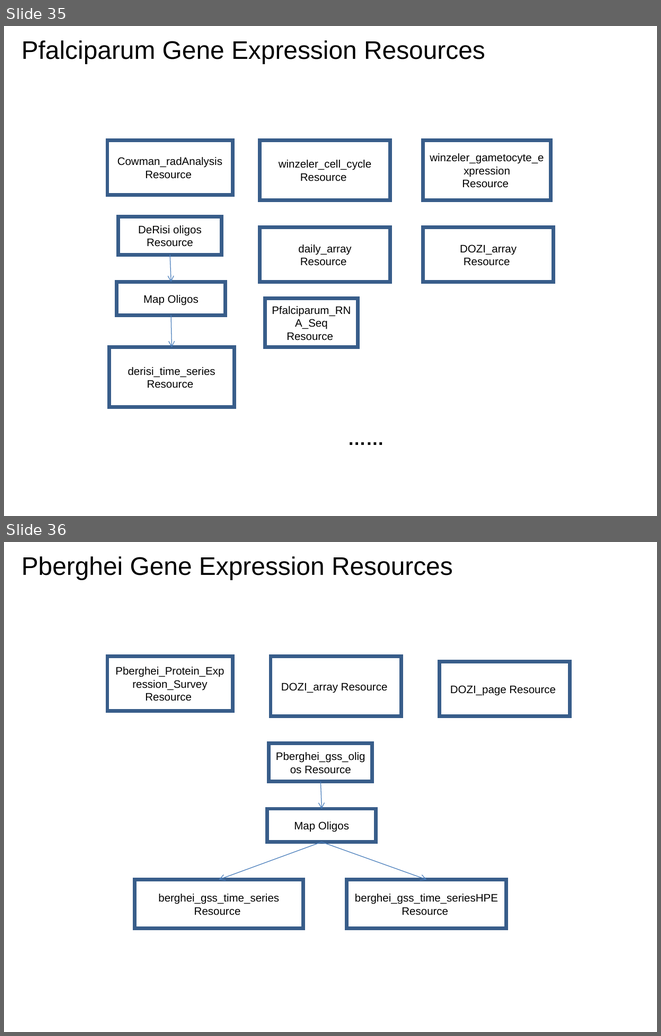
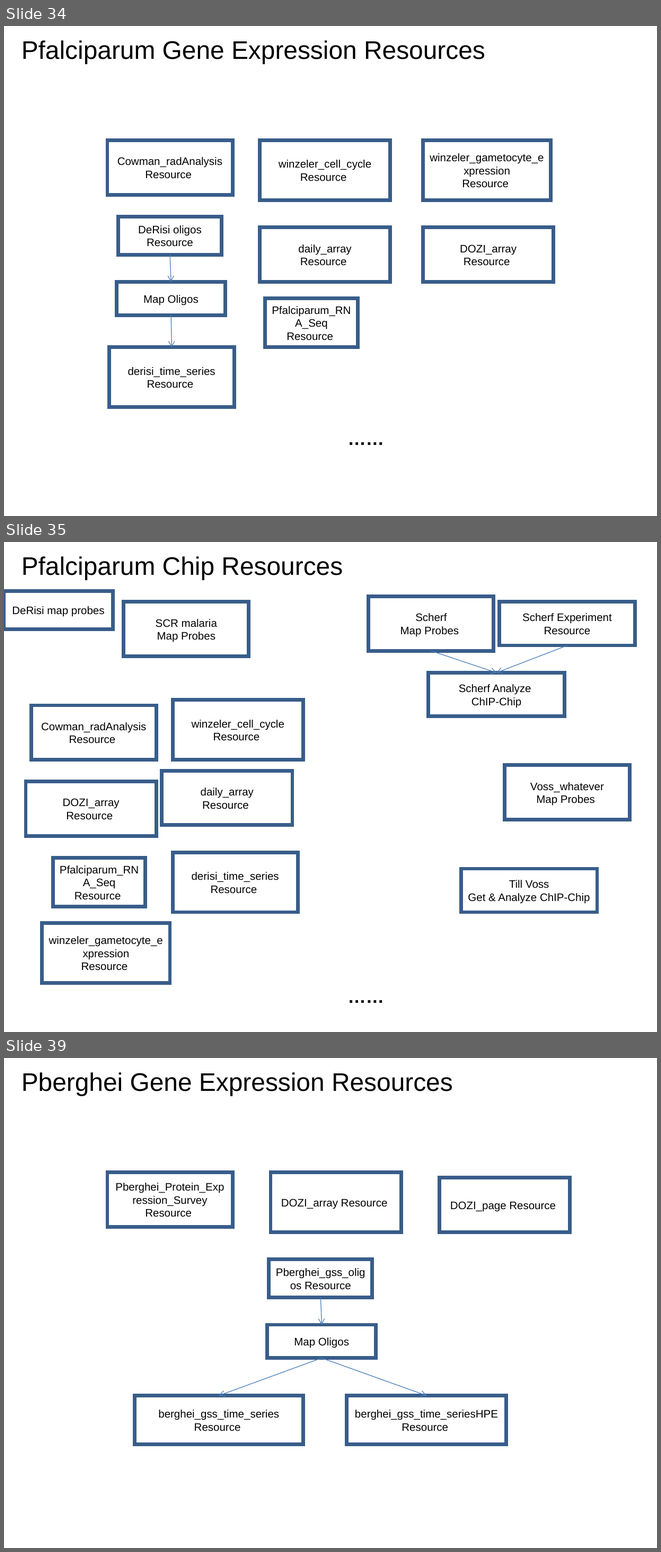
Before and after one commit to VEuPathDB/ApiCommonWorkflow, a slide deck: Main/doc/IntegratedWorkflow.ppt. Shown one above the other, each under a label of ours: slides 35 and 36 before the commit, slides 34, 35 and 39 after it; the slides between them are not shown. The pictures are 661x1036 and 661x1552 pixels, drawn with LibreOffice and Linux fonts; fonts in the diff are those of the drawing. Boxes give left, top, right and bottom in pixels: in the first picture for what was removed or moved away, otherwise in the second. Text is boxed around its words. In the diff, an @@ line names an element or a change of style, - is before the commit and + after.

Commit message:
improve expression graphs

```diff
--- a/Main/doc/IntegratedWorkflow.ppt
+++ b/Main/doc/IntegratedWorkflow.ppt
@@ slide 35 added at bbox=[4, 542, 657, 1032], background #FFFFFF @@
@@ title added at bbox=[21, 556, 343, 580], 28 pt, text #000000 @@
+Pfalciparum Chip Resources
@@ rectangle added at bbox=[4, 591, 113, 629], outline #385D8A 4 pt, 12 pt, text #000000 @@
+DeRisi map probes
@@ rectangle added at bbox=[123, 602, 249, 656], outline #385D8A 4 pt, 12 pt, text #000000 @@
+SCR malaria
+Map Probes
@@ rectangle added at bbox=[368, 596, 494, 651], outline #385D8A 4 pt, 12 pt, text #000000 @@
+Scherf
+Map Probes
@@ rectangle added at bbox=[499, 602, 635, 646], outline #385D8A 4 pt, 12 pt, text #000000 @@
+Scherf Experiment Resource
@@ arrow added from (431, 651) to (496, 672), #4A7EBB 0.74 pt @@
@@ arrow added from (567, 645) to (496, 672), #4A7EBB 0.74 pt @@
@@ rectangle added at bbox=[429, 672, 564, 716], outline #385D8A 4 pt, 12 pt, text #000000 @@
+Scherf Analyze
+ChIP-Chip
@@ rectangle added at bbox=[173, 700, 303, 760], outline #385D8A 4 pt, 12 pt, text #000000 @@
+winzeler_cell_cycle
+Resource
@@ rectangle added at bbox=[32, 705, 157, 759], outline #385D8A 4 pt, 12 pt, text #000000 @@
+Cowman_radAnalysis
+Resource
@@ rectangle added at bbox=[162, 770, 293, 824], outline #385D8A 4 pt, 12 pt, text #000000 @@
+daily_array
+Resource
@@ rectangle added at bbox=[505, 765, 630, 820], outline #385D8A 4 pt, 12 pt, text #000000 @@
+Voss_whatever
+Map Probes
@@ rectangle added at bbox=[26, 782, 156, 836], outline #385D8A 4 pt, 12 pt, text #000000 @@
+DOZI_array
+Resource
@@ rectangle added at bbox=[53, 857, 146, 906], outline #385D8A 4 pt, 12 pt, text #000000 @@
+Pfalciparum_RNA_Seq
+Resource
@@ rectangle added at bbox=[173, 852, 298, 912], outline #385D8A 4 pt, 12 pt, text #000000 @@
+derisi_time_series Resource
@@ rectangle added at bbox=[461, 868, 597, 912], outline #385D8A 4 pt, 12 pt, text #000000 @@
+Till Voss
+Get & Analyze ChIP-Chip
@@ rectangle added at bbox=[42, 923, 170, 983], outline #385D8A 4 pt, 12 pt, text #000000 @@
+winzeler_gametocyte_expression
+Resource
@@ text added at bbox=[342, 981, 407, 1010], 20 pt, text #000000, bold @@
+……
@@ what was slide 35 is now slide 34 @@
@@ what was slide 36 is now slide 39 @@
```
Also in this commit, not shown: 3 slides changed, 1 other slide added.
